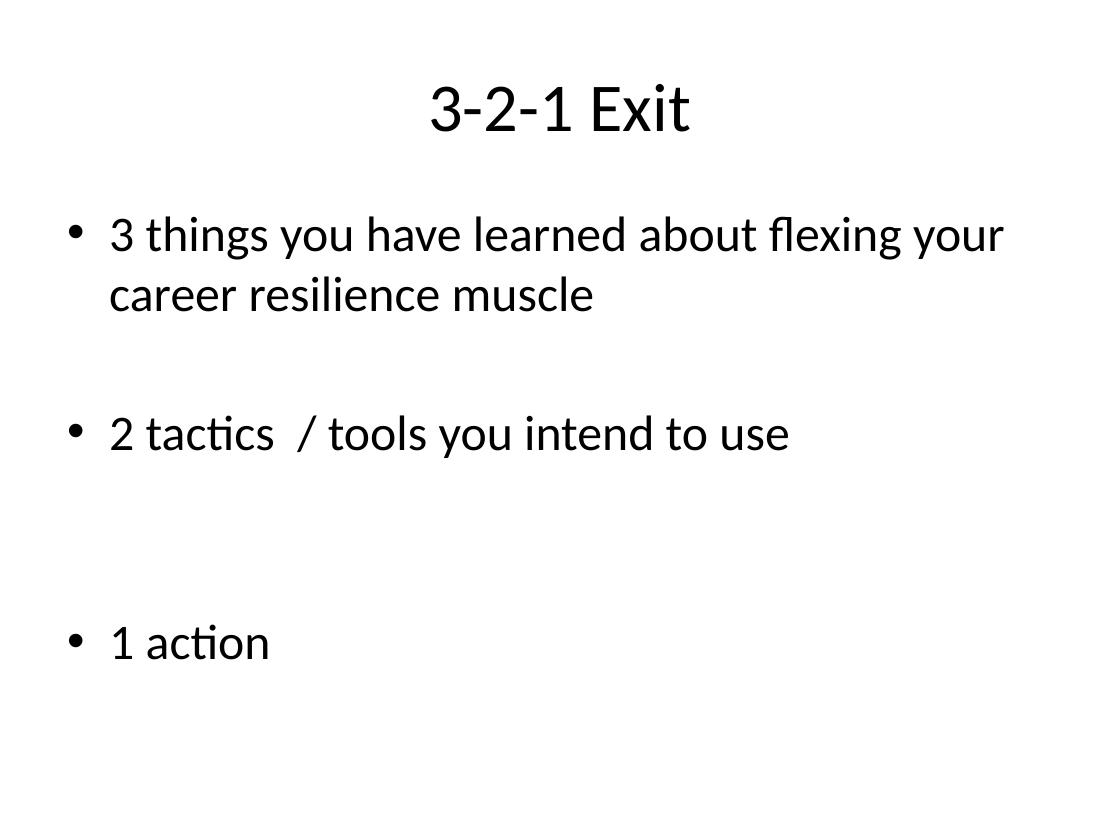
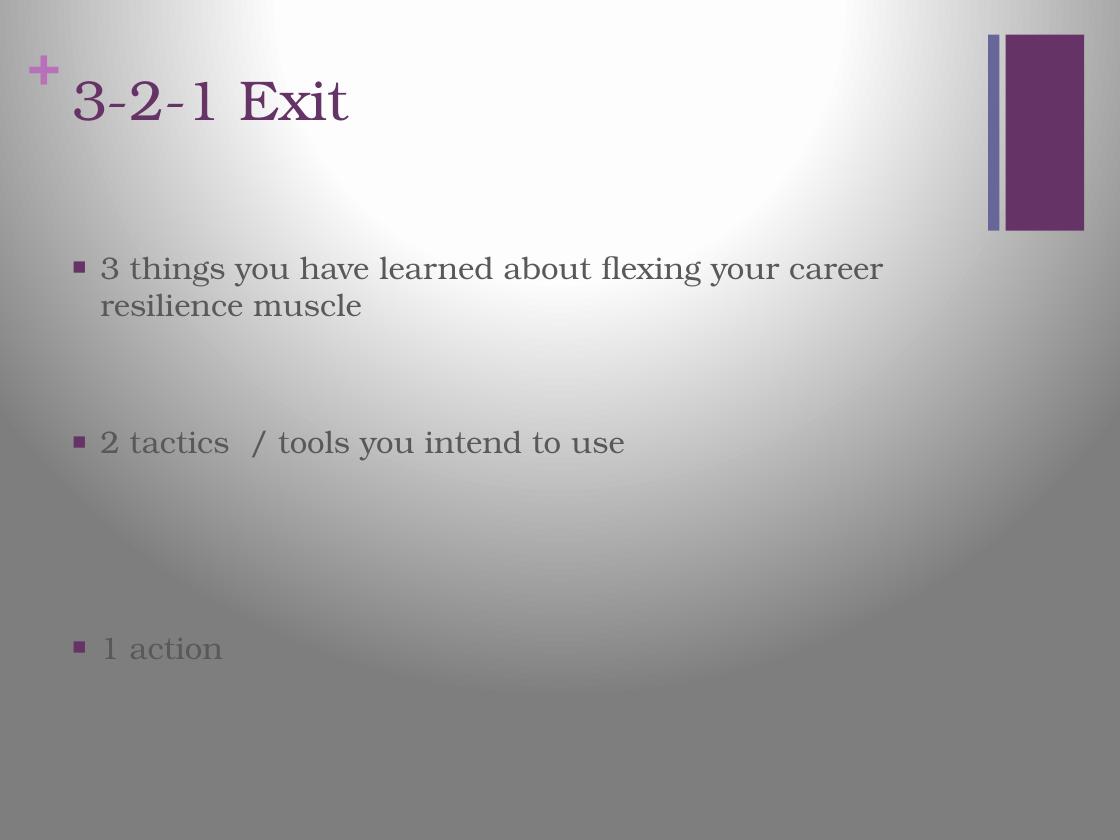
Before and after one commit to dpetousis/test, a slide deck: slide 9 of LBS Presentation.pptx. Drawn at 1120x840 pixels with LibreOffice and Linux fonts; fonts in the diff are those of the drawing. Boxes give left, top, right and bottom in pixels: in the first picture for what was removed or moved away, otherwise in the second. Text is boxed around its words. In the diff, an @@ line names an element or a change of style, - is before the commit and + after.

```diff
--- a/LBS Presentation.pptx
+++ b/LBS Presentation.pptx
@@ background #FFFFFF to gradient #FFFFFF to #FEFEFE to #7F7F7F @@
@@ text added at [27,28,59,96], 36 pt, text #B870B8, bold @@
++
@@ title "3-2-1 Exit": place and size @@
-title "3-2-1 Exit" at [428,84,692,132]
+title "3-2-1 Exit" at [72,81,349,121]
@@ title "3-2-1 Exit" at [72,81,349,121]: size 44 to 36 pt, font Calibri to TeX Gyre Bonum, text colour #000000 to #663366; alignment centre to left; vertical alignment middle to top @@
@@ rectangle added at [988,35,999,231], fill #666699 @@
@@ rectangle added at [1006,35,1084,231], fill #663366 @@
@@ text "3 things you have learned ...": place and size @@
-text "3 things you have learned ..." at [109,216,1005,660]
+text "3 things you have learned ..." at [100,256,883,461]
@@ text "3 things you have learned ..." at [100,256,883,461]: size 32 to 20 pt, font Calibri to TeX Gyre Bonum, text colour #000000 to #595959; bullet • to ■; more space between paragraphs @@
```
Also in this commit, not shown: 8 other slides changed, 1 slide added, 1 slide removed.
